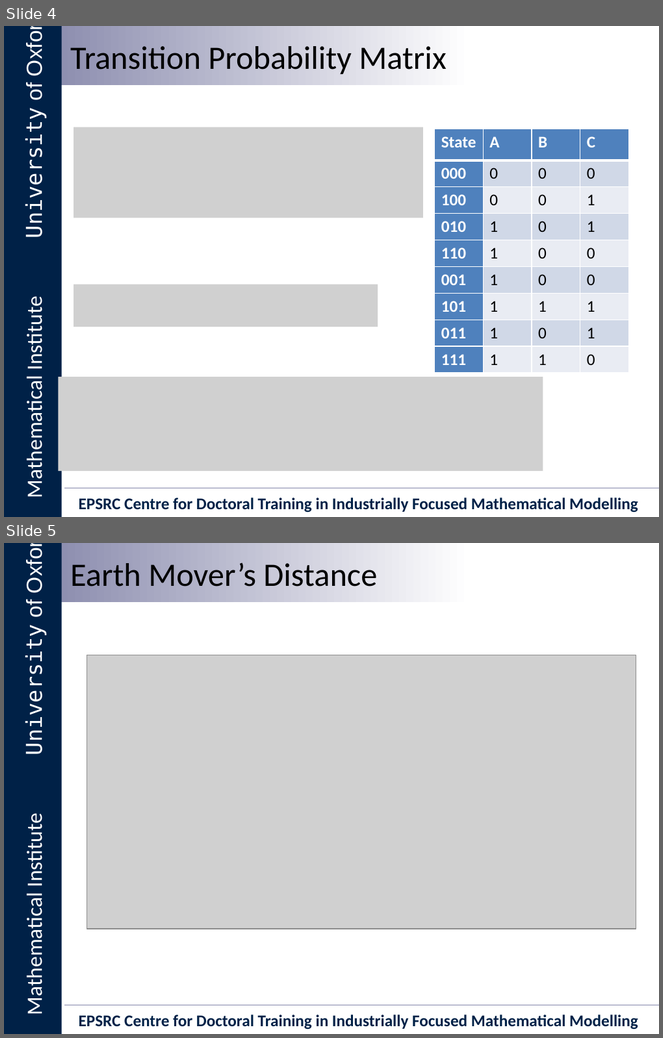
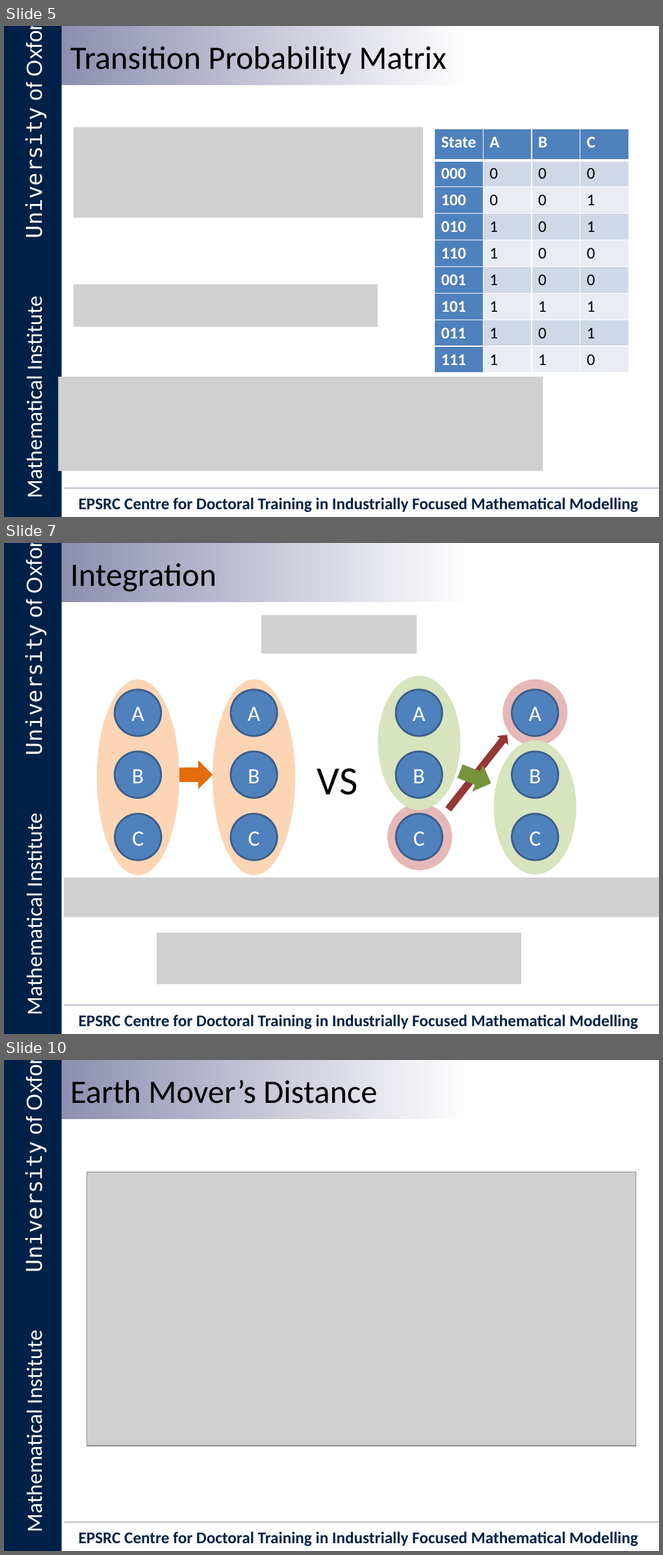
Before and after one commit to Ectheleon/IIT-Mini-Project, a slide deck: Writeup/Presentation/Integrated Information Theory for Organisational Consciousness.pptx. Shown one above the other, each under a label of ours: slides 4 and 5 before the commit, slides 5, 7 and 10 after it; the slides between them are not shown. The pictures are 663x1038 and 663x1555 pixels, drawn with LibreOffice and Linux fonts; fonts in the diff are those of the drawing; grey boxes stand for pictures; background and template pictures are left out. Boxes give left, top, right and bottom in pixels: in the first picture for what was removed or moved away, otherwise in the second. Text is boxed around its words. In the diff, an @@ line names an element or a change of style, - is before the commit and + after.

```diff
--- a/Writeup/Presentation/Integrated Information Theory for Organisational Consciousness.pptx
+++ b/Writeup/Presentation/Integrated Information Theory for Organisational Consciousness.pptx
@@ slide 7 added at (x1=4, y1=543, x2=659, y2=1034), background #FFFFFF; not listed: 6 template elements that a slide beside it also shows @@
@@ text added at (x1=70, y1=563, x2=217, y2=592), 36 pt, text #000000 @@
+Integration
@@ picture added at (x1=261, y1=615, x2=417, y2=653) @@
@@ ellipse added at (x1=378, y1=676, x2=461, y2=810), fill #D7E4BD @@
@@ ellipse added at (x1=97, y1=679, x2=180, y2=875), fill #FCD5B5 @@
@@ ellipse added at (x1=114, y1=690, x2=161, y2=736), fill #4F81BD, outline #3A5F8C 2 pt, 24 pt, text #FFFFFF @@
+A
@@ ellipse added at (x1=213, y1=679, x2=296, y2=875), fill #FCD5B5 @@
@@ ellipse added at (x1=231, y1=690, x2=277, y2=736), fill #4F81BD, outline #3A5F8C 2 pt, 24 pt, text #FFFFFF @@
+A
@@ ellipse added at (x1=396, y1=690, x2=442, y2=736), fill #4F81BD, outline #3A5F8C 2 pt, 24 pt, text #FFFFFF @@
+A
@@ ellipse added at (x1=503, y1=679, x2=568, y2=746), fill #E6B9B8 @@
@@ ellipse added at (x1=512, y1=690, x2=558, y2=736), fill #4F81BD, outline #3A5F8C 2 pt, 24 pt, text #FFFFFF @@
+A
@@ right arrow added at (x1=443, y1=731, x2=513, y2=814), fill #953735 @@
@@ ellipse added at (x1=114, y1=752, x2=161, y2=798), fill #4F81BD, outline #3A5F8C 2 pt, 24 pt, text #FFFFFF @@
+B
@@ ellipse added at (x1=231, y1=752, x2=277, y2=798), fill #4F81BD, outline #3A5F8C 2 pt, 24 pt, text #FFFFFF @@
+B
@@ ellipse added at (x1=396, y1=752, x2=442, y2=798), fill #4F81BD, outline #3A5F8C 2 pt, 24 pt, text #FFFFFF @@
+B
@@ ellipse added at (x1=494, y1=741, x2=577, y2=875), fill #D7E4BD @@
@@ ellipse added at (x1=512, y1=752, x2=558, y2=798), fill #4F81BD, outline #3A5F8C 2 pt, 24 pt, text #FFFFFF @@
+B
@@ right arrow added at (x1=180, y1=761, x2=213, y2=789), fill #E46C0A @@
@@ text added at (x1=317, y1=769, x2=358, y2=795), 44 pt, text #000000 @@
+VS
@@ right arrow added at (x1=454, y1=758, x2=496, y2=797), fill #77933C @@
@@ ellipse added at (x1=114, y1=814, x2=161, y2=861), fill #4F81BD, outline #3A5F8C 2 pt, 24 pt, text #FFFFFF @@
+C
@@ ellipse added at (x1=231, y1=814, x2=277, y2=861), fill #4F81BD, outline #3A5F8C 2 pt, 24 pt, text #FFFFFF @@
+C
@@ ellipse added at (x1=388, y1=804, x2=452, y2=871), fill #E6B9B8 @@
@@ ellipse added at (x1=396, y1=814, x2=442, y2=861), fill #4F81BD, outline #3A5F8C 2 pt, 24 pt, text #FFFFFF @@
+C
@@ ellipse added at (x1=512, y1=814, x2=558, y2=861), fill #4F81BD, outline #3A5F8C 2 pt, 24 pt, text #FFFFFF @@
+C
@@ picture added at (x1=64, y1=878, x2=659, y2=917) @@
@@ picture added at (x1=157, y1=933, x2=521, y2=984) @@
@@ what was slide 4 is now slide 5 @@
@@ what was slide 5 is now slide 10 @@
```
Also in this commit, not shown: 2 slides changed, 4 other slides added.
